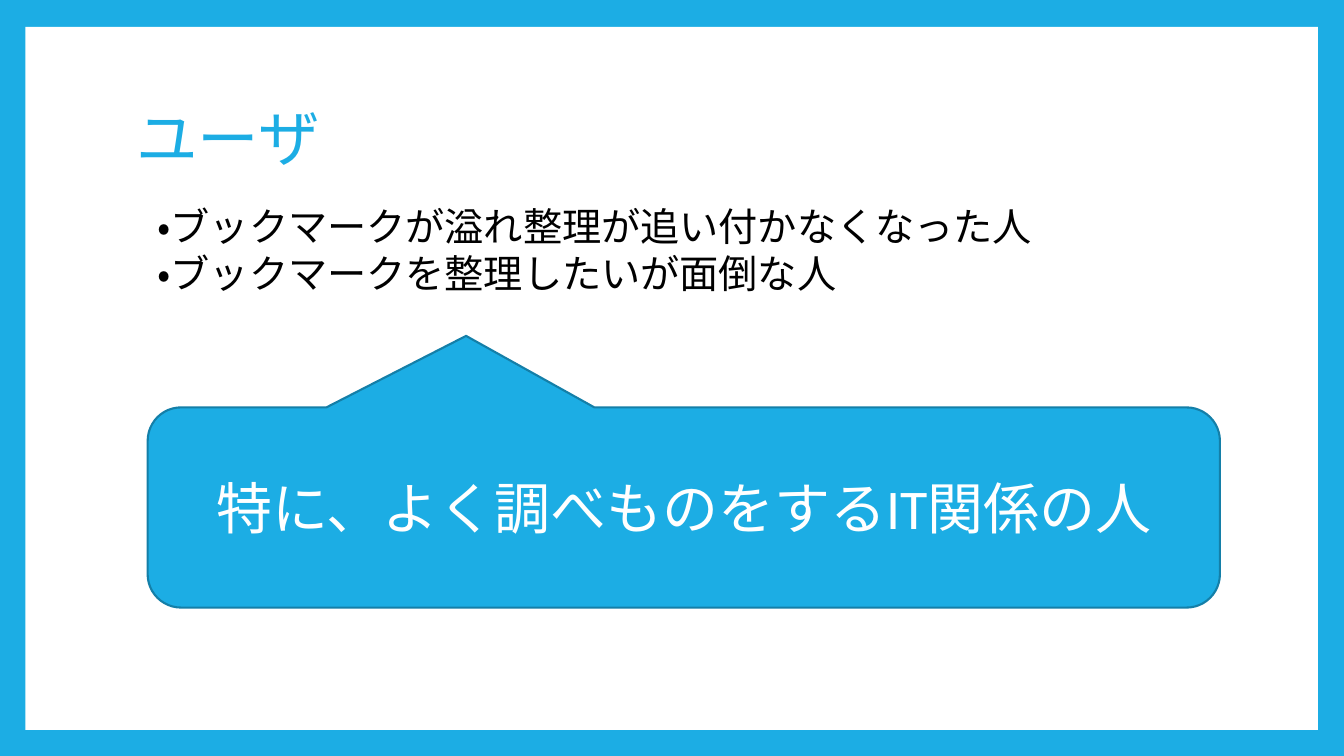
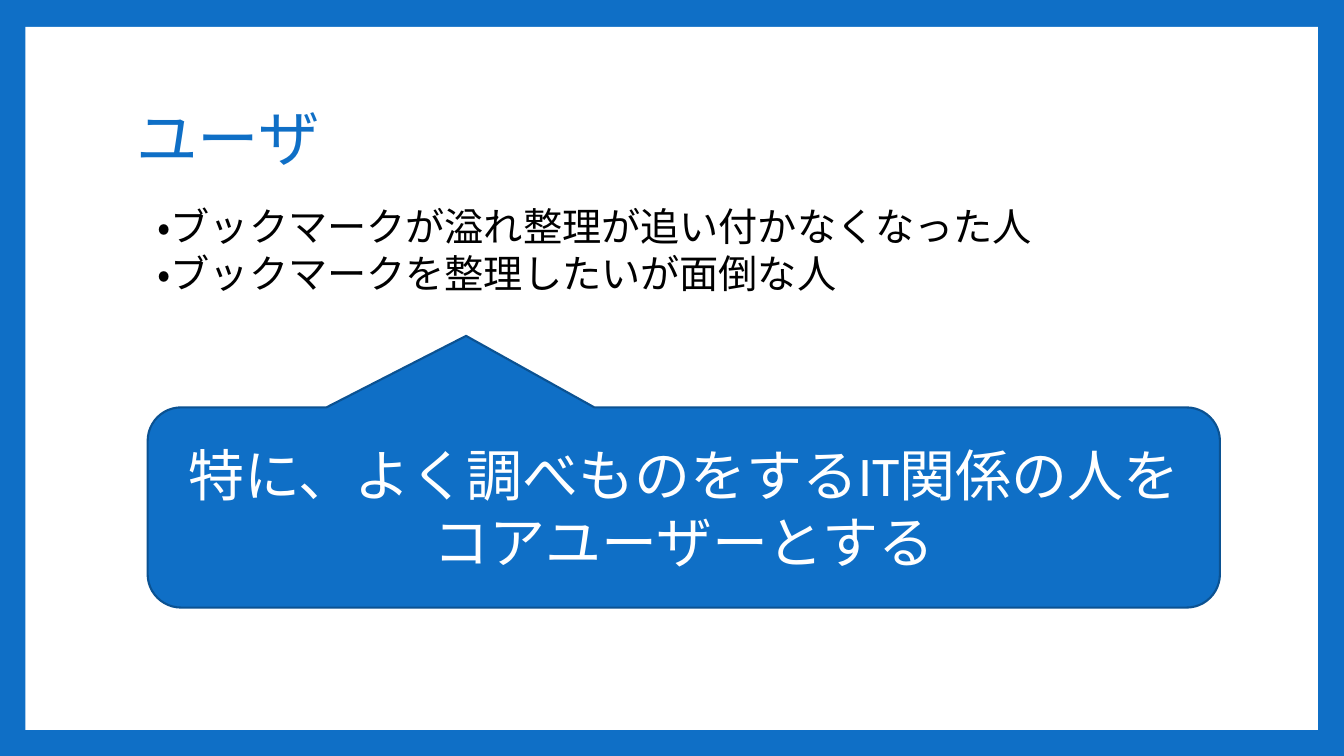
Before and after one commit to Sorarinu/ProjectP2016_F, a slide deck: slide 4 of production-idea/第2回中間発表改定２.pptx. Drawn at 1344x756 pixels with LibreOffice and Linux fonts; fonts in the diff are those of the drawing. Boxes give left, top, right and bottom in pixels: in the first picture for what was removed or moved away, otherwise in the second. Text is boxed around its words. In the diff, an @@ line names an element or a change of style, - is before the commit and + after.

```diff
--- a/production-idea/第2回中間発表改定２.pptx
+++ b/production-idea/第2回中間発表改定２.pptx
@@ background #1CADE4 to #0F6FC6 @@
@@ title "ユーザ" at [136, 112, 320, 165]: text colour #1CADE4 to #0F6FC6 @@
@@ rounded speech box "特に、よく調べものをするIT関係の人をコアユーザーとする" at [147, 407, 1220, 608]: fill #1CADE4 to #0F6FC6; outline #1580A9 1.5 pt to #0B5292 1.5 pt @@
@@ text in rounded speech box at [188, 449, 1179, 501]: text changed @@
-特に、よく調べものをするIT関係の人
+特に、よく調べものをするIT関係の人をコアユーザーとする
```
Also in this commit, not shown: 14 other slides changed, 2 other files.
